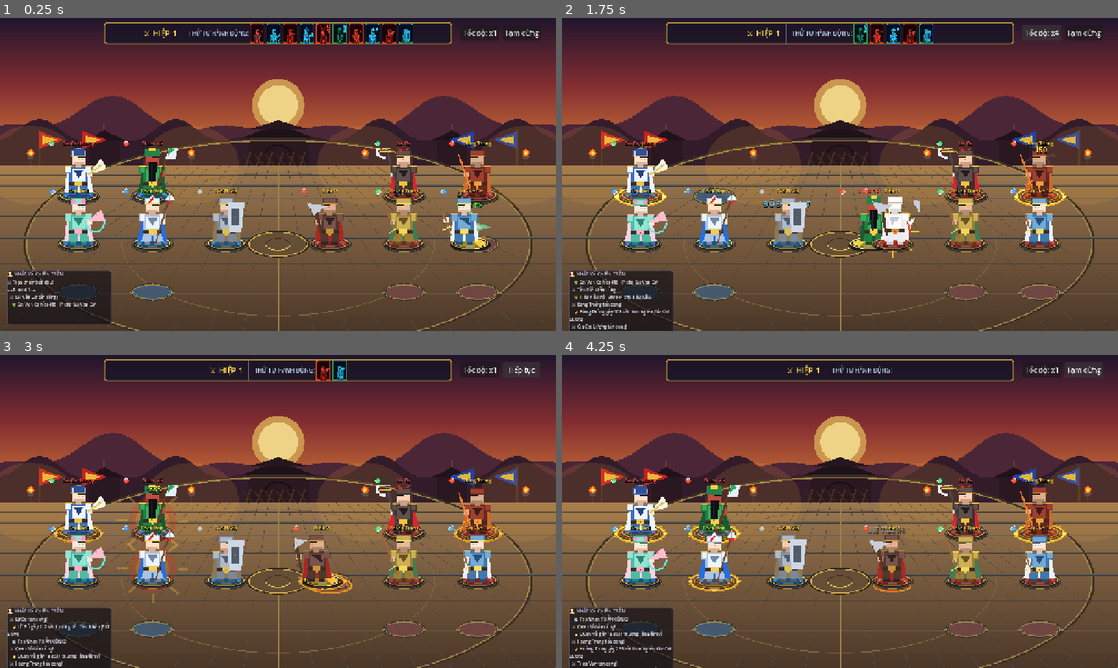
Above: before the commit, frames 1-4 (two rows, left to right).
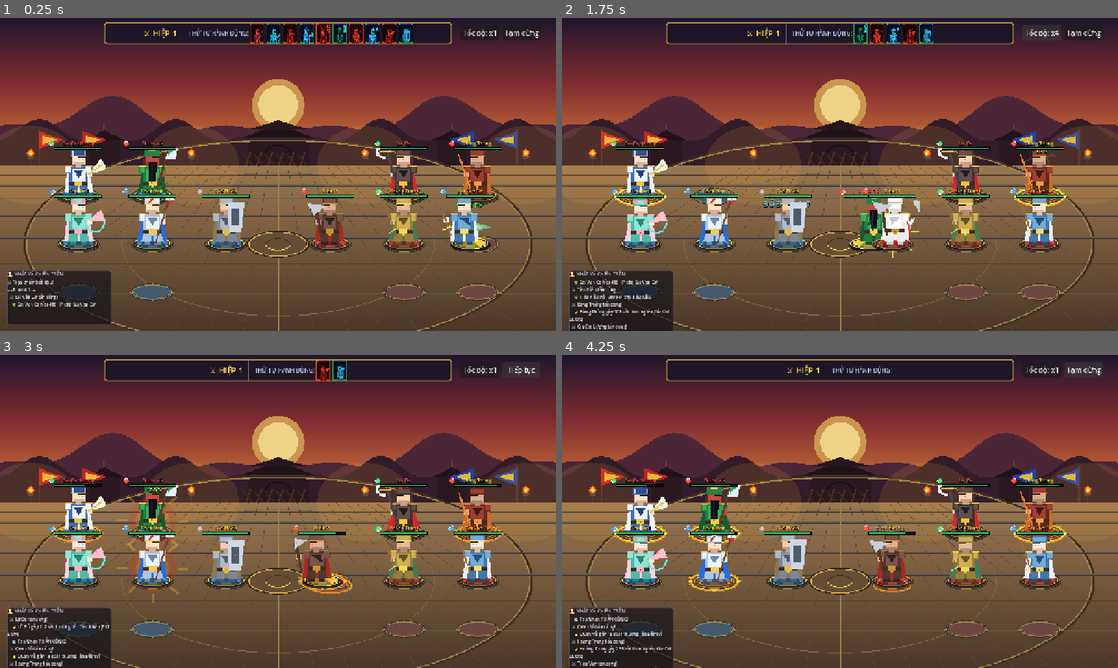
Above: after the commit, the same moments.

Repository: zonhanoz09/tamquoc3d
Game: Godot game, scene res://scenes/battle/BattleScene.tscn
Same seed, same stepped clock (60 frames per second), same inputs: the game is played once before the commit and once after it.
Inputs:
- Up to frame 1 (0.25 s): no input
- Up to frame 2 (1.75 s): click "Tốc độ: x1" at 0.5 s; click "Tốc độ: x2" at 1.25 s
- Up to frame 3 (3 s): click "Tốc độ: x4" at 2 s; click "Tạm dừng" at 2.75 s
- Up to frame 4 (4.25 s): click "Tiếp tục" at 3.5 s

The runs differ from the first frame. In frame 1, 1.0% of the frame differs, in the area x 9-91%, y 41-58%; in frame 2, 0.9%; in frame 3, 1.0%; in frame 4, 1.0%.

Commit message:
feat: cập nhật chiều cao thanh máu lên chuẩn 4px thanh mảnh có viền bóng tương phản

Diff:
--- a/scripts/visual/HeroVisual.gd
+++ b/scripts/visual/HeroVisual.gd
@@ -85,7 +85,7 @@
 	sprite.z_index = 3
 	add_child(sprite)
 
-	# 5. Overhead UI (Thanh máu siêu mảnh 1px & tên tướng tinh tế)
+	# 5. Overhead UI (Thanh máu dài thanh mảnh 4px & tên tướng tinh tế)
 	_build_overhead_ui()
 
 func _build_overhead_ui() -> void:
@@ -131,25 +131,32 @@
 	name_label.add_theme_color_override("font_color", rarity_color)
 	overhead.add_child(name_label)
 
-	# ── LINE 2: THANH MÁU DÀI SIÊU MẢNH CHUẨN 1PX (Dài 108px, cao chính xác 1px) ──
-	# Nền thanh máu 1px
+	# ── LINE 2: THANH MÁU DÀI THANH MẢNH CHUẨN 4PX (Dài 108px, cao 4px) ──
+	# Viền tối bên ngoài thanh máu 4px
+	var hp_border = ColorRect.new()
+	hp_border.position = Vector2(-55, -1)
+	hp_border.size = Vector2(110, 6)
+	hp_border.color = Color(0.02, 0.02, 0.04, 0.95)
+	overhead.add_child(hp_border)
+
+	# Nền lòng trong thanh máu 4px
 	hp_bg = ColorRect.new()
 	hp_bg.position = Vector2(-54, 0)
-	hp_bg.size = Vector2(108, 1)
-	hp_bg.color = Color(0.1, 0.08, 0.12, 0.85)
+	hp_bg.size = Vector2(108, 4)
+	hp_bg.color = Color(0.1, 0.08, 0.12, 0.9)
 	overhead.add_child(hp_bg)
 
-	# Vạch tụt máu trễ 1px (Màu vàng sáng)
+	# Vạch tụt máu trễ 4px (Màu vàng sáng)
 	hp_ghost_bar = ColorRect.new()
 	hp_ghost_bar.position = Vector2(-54, 0)
-	hp_ghost_bar.size = Vector2(108, 1)
+	hp_ghost_bar.size = Vector2(108, 4)
 	hp_ghost_bar.color = Color(0.98, 0.88, 0.38, 0.9)
 	overhead.add_child(hp_ghost_bar)
 
-	# Thanh máu chính 1px (Màu xanh ngọc tươi sáng)
+	# Thanh máu chính 4px (Màu xanh ngọc tươi sáng)
 	hp_bar = ColorRect.new()
 	hp_bar.position = Vector2(-54, 0)
-	hp_bar.size = Vector2(108, 1)
+	hp_bar.size = Vector2(108, 4)
 	hp_bar.color = Color(0.22, 0.88, 0.42)
 	overhead.add_child(hp_bar)
 
@@ -209,7 +216,7 @@
 	else:
 		hp_bar.color = Color(0.96, 0.24, 0.24) # Đỏ thẫm nguy cấp
 
-	# Smooth HP transition with Trailing Ghost Bar (Chuẩn 1px)
+	# Smooth HP transition with Trailing Ghost Bar (Chuẩn 4px)
 	if animate:
 		if _hp_tween:
 			_hp_tween.kill()
